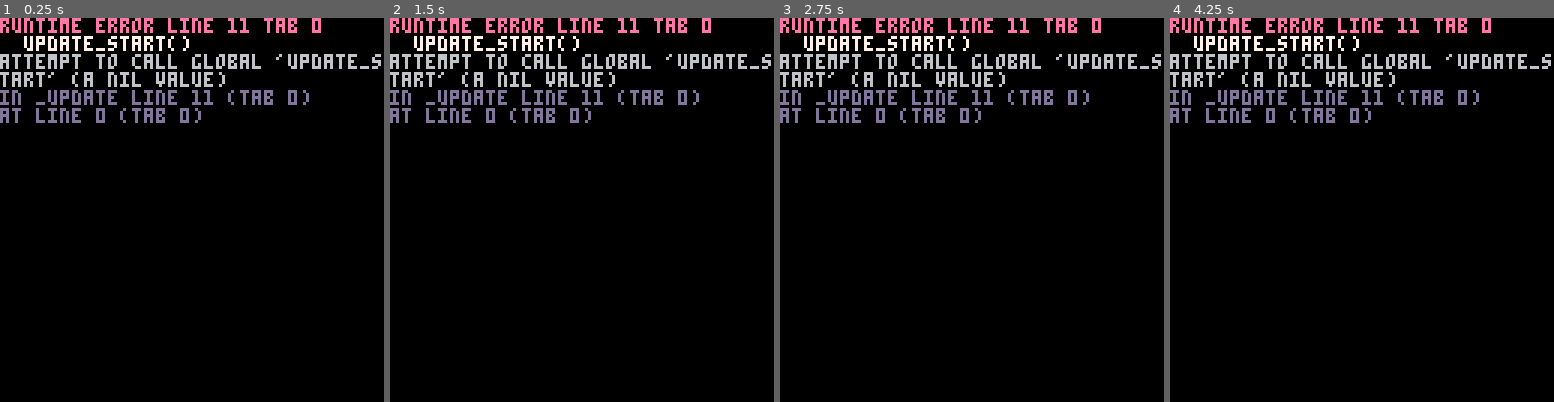
Above: before the commit, frames 1-4 (left to right).
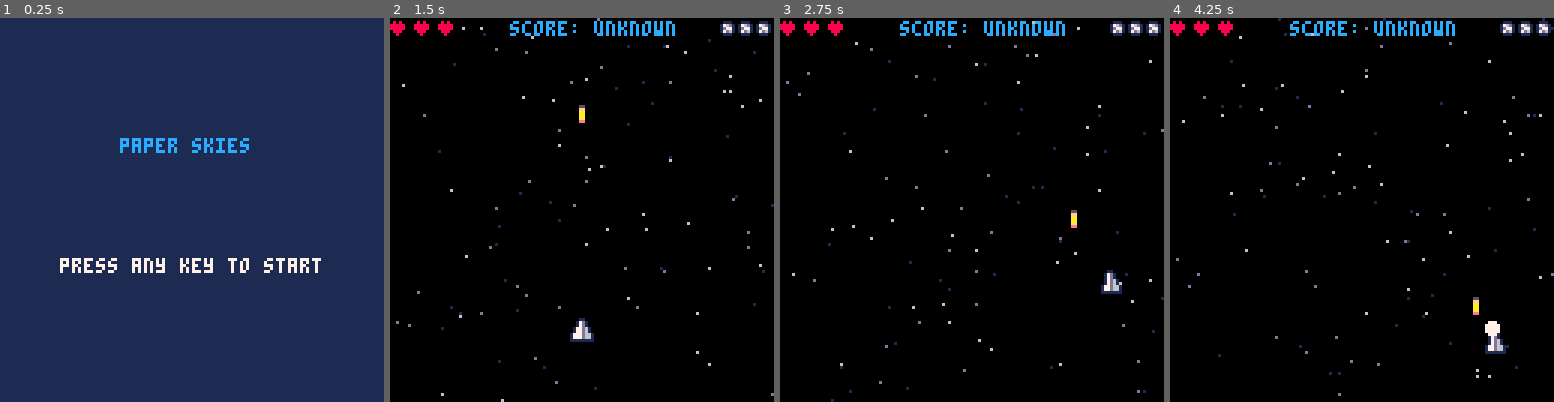
Above: after the commit, the same moments.

Repository: weggos2000/Pico-8-games
Game: PICO-8 cartridge paper_skies.p8
The game is run twice, just before and just after one commit, with the same random seed, the same clock (stepped at 60 frames per second) and the same inputs.
Inputs:
- Up to frame 1 (0.25 s): no input
- Up to frame 2 (1.5 s): tap X (X key) at 0.33, 1.07 s; tap O (Z key) at 0.7 s
- Up to frame 3 (2.75 s): hold Right 1.6-2.1 s; tap O (Z key) at 1.7, 2.1, 2.5 s; tap X (X key) at 1.85 s; hold Up 2.15-2.42 s; hold Right from 2.47 s (still down)
- Up to frame 4 (4.25 s): tap O (Z key) every 0.4 s from 2.9 to 4.1 s; tap X (X key) at 2.97, 4.08 s; release Right at 3.03 s; hold Left 3.08-3.58 s; hold Down 3.63-3.97 s; hold Right from 4.02 s (still down)

The runs differ from the first frame. In frame 1, 100% of the frame differs, in the area x 0-100%, y 0-100%; in frame 2, 8.2%; in frame 3, 8.1%; in frame 4, 8.3%.
Error before the commit: runtime error line 11 tab 0; update_start(); attempt to call global 'update_start' (a nil value)

Commit message:
fixed broken shizzle

Diff:
--- a/paper_skies.p8
+++ b/paper_skies.p8
@@ -120,8 +120,19 @@
 	animatestars()
 end
 
-
-function _draw()
+function update_start()
+	if btnp(❎) or btnp(🅾️) then
+	 startgame()
+	end
+end
+function update_gameover()
+ if btnp(❎) or btnp(🅾️) then
+  mode="start"
+ end
+end
+-->8
+-- drawing stuff
+function draw_game()
 	cls()
 	starfield()
 	spr(playerspr,playerx,playery)
@@ -144,27 +155,17 @@
 	 end
 	end
 end
--->8
-function starfield()
-	for i=1,#starx do
-		local strcol=6
-		if starspd[i]<1 then
-			strcol=1
-		elseif starspd[i]<1.5 then
-		 strcol=13
-		end
-		pset(starx[i],stary[i],strcol)
-	end
-end
-function animatestars()
-	for i=1,#stary do
-	 local sy=stary[i]
-		sy+=starspd[i]
-		if sy>128 then
-			sy=sy-128
-		end
-		stary[i]=sy
- end
+
+function draw_start()
+	cls(1)
+	print("paper skies", 40, 40, 12)
+	print("press any key to start",20, 80, 7)
+end
+
+function draw_gameover()
+	cls(4)
+	print("game over =(", 40, 40, 12)
+	print("press any key to continue",20, 80, 7)
 end
 __gfx__
 00000000000110000001100000011000000000000000000000000000000000000000000000000000000000000000000000000000011100000808000008080000
